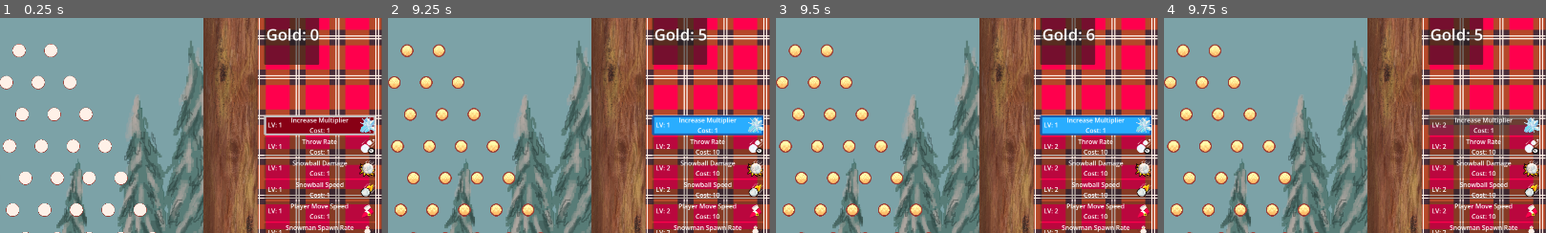
Above: before the commit, frames 1-4 (left to right).
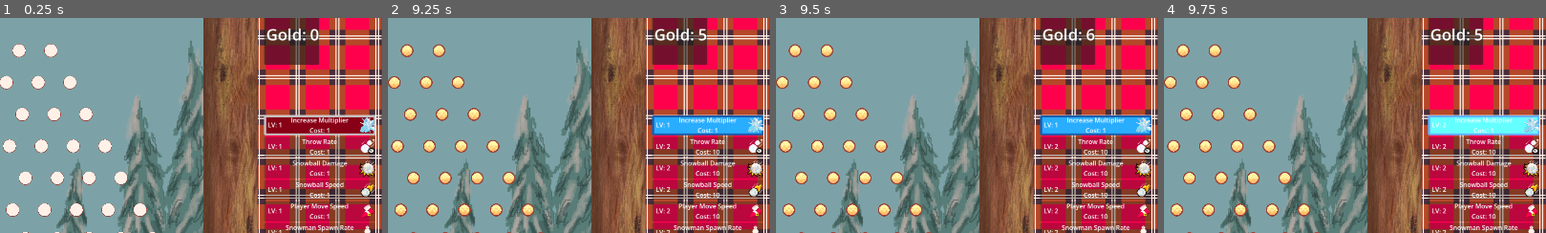
Above: after the commit, the same moments.

Repository: Parker-Vetter/snow-man-brawl
Game: Godot game, scene res://PeggleDrop/PeggleDrop.tscn
Two runs of this game, one before a commit and one after it. Both use one fixed random seed, a clock stepped at 60 frames per second and the inputs below. This scene is started directly instead of the project's main scene. The engine's default icon, where the game draws it, is replaced by a stand-in: a white triangle on a blue panel in a dark square.
Inputs (mouse positions are % of the whole screen's width and height, from its top left):
- Up to frame 1 (0.25 s): no input
- Up to frame 2 (9.25 s): click "Fight" at 0.5 s; click "Fight" at 1.25 s; click "Fight" at 2 s; move the mouse to (8, 91) at 2.77 s; hold Space (Shoot) 2.78-3.5 s; click (8, 91) at 2.92 s; click "Throw Rate Cost: 1" at 3.5 s; move the mouse to (15, 91) at 4.27 s; tap Space (Shoot) at 4.35, 6.6 s; click (15, 91) at 4.42 s; click "Snowball Damage Cost: 1" at 5 s; move the mouse to (22, 92) at 5.77 s; hold Space (Shoot) 5.78-6.53 s; click (22, 92) at 5.92 s; move the mouse to (28, 92) at 6.52 s; click (28, 92) at 6.67 s; click "Snowball Speed Cost: 1" at 7.25 s; click "Player Move Speed Cost: 1" at 8 s; click "Snowman Spawn Rate Cost: 1" at 8.75 s
- Up to frame 3 (9.5 s): no input
- Up to frame 4 (9.75 s): click "Increase Multiplier Cost: 1" at 9.5 s
The pictures show only the part of the screen within x 50-100%, y 5-55%; the shares and areas given below are measured in that part.

Frames 1-3 are identical in both runs. In frame 4, 2.6% of the frame differs, in the area x 69-99%, y 45-55%.
Error in both runs: Out of bounds get index '0' (on base: 'Array[Node]') (res://PeggleDrop/UI/ui_fight.gd:8)

Commit message:
Added hover to button

Diff:
--- a/PeggleDrop/PeggleDrop.tscn
+++ b/PeggleDrop/PeggleDrop.tscn
@@ -22,6 +22,7 @@
 [ext_resource type="Texture2D" uid="uid://colxurrk6a04n" path="res://zacks sprites/ice chunk.png" id="14_ltn3o"]
 [ext_resource type="Texture2D" uid="uid://djrlek0v8pini" path="res://PeggleDrop/UI/Box4TextDisabled_Good.png" id="14_ybabm"]
 [ext_resource type="Texture2D" uid="uid://bmrb18l2wtmny" path="res://zacks sprites/upgrades/throw_rate.png" id="15_ltn3o"]
+[ext_resource type="Texture2D" uid="uid://dthlu0ht7gccm" path="res://PeggleDrop/UI/Box4TextFocus_Good.png" id="15_ybabm"]
 [ext_resource type="AudioStream" uid="uid://bkypcaso3e18g" path="res://PeggleDrop/Confetti/rewardsound.ogg" id="16_soheg"]
 [ext_resource type="Texture2D" uid="uid://dytc12jcn7ol7" path="res://zacks sprites/upgrades/snowball_dmg.png" id="16_ubeq8"]
 [ext_resource type="Texture2D" uid="uid://d0g8u5colu1gc" path="res://zacks sprites/upgrades/snowball_spd.png" id="17_4v74s"]
@@ -91,8 +92,18 @@
 texture_margin_left = 20.0
 texture_margin_right = 20.0
 
+[sub_resource type="StyleBoxTexture" id="StyleBoxTexture_ybabm"]
+texture = ExtResource("15_ybabm")
+texture_margin_left = 20.0
+texture_margin_right = 20.0
+
 [sub_resource type="StyleBoxTexture" id="StyleBoxTexture_r64bu"]
 texture = ExtResource("14_ybabm")
+texture_margin_left = 20.0
+texture_margin_right = 20.0
+
+[sub_resource type="StyleBoxTexture" id="StyleBoxTexture_pgt64"]
+texture = ExtResource("15_ybabm")
 texture_margin_left = 20.0
 texture_margin_right = 20.0
 
@@ -873,7 +884,9 @@
 layout_mode = 2
 theme_override_styles/normal = SubResource("StyleBoxTexture_ltn3o")
 theme_override_styles/pressed = SubResource("StyleBoxTexture_gbixe")
+theme_override_styles/hover = SubResource("StyleBoxTexture_ybabm")
 theme_override_styles/disabled = SubResource("StyleBoxTexture_r64bu")
+theme_override_styles/focus = SubResource("StyleBoxTexture_pgt64")
 icon_alignment = 1
 vertical_icon_alignment = 2
 expand_icon = true
Binary file added: PeggleDrop/UI/Box4TextFocus_Good.png
Not shown, added: PeggleDrop/UI/Box4TextFocus_Good.png.import
